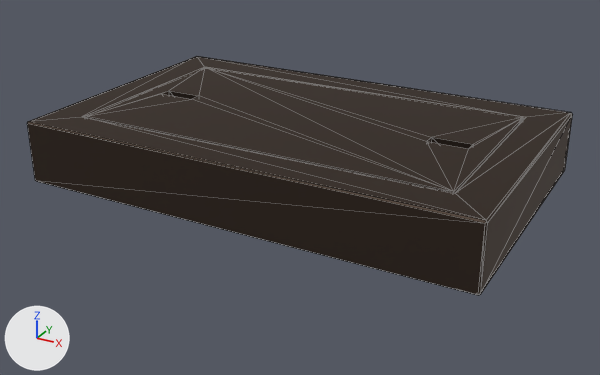
Two versions of the glTF model production/assets/cloud-week/kerbs-covers/service_gas.glb, one commit apart.
Rendered twice from a 50 mm camera at (0.235, -0.433, 0.168) aimed at (0.001, -0.008, -0.045). Lighting does not change. The marker at lower left points along +X, +Y and +Z. The first picture is the older version. Mesh edges are drawn as thin lines.

Names of what the first picture shows: 'frame', 'lid'.
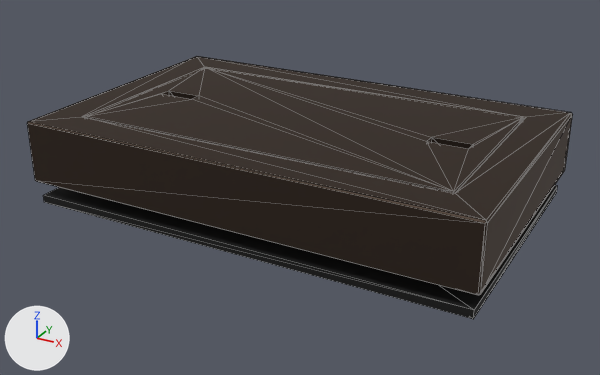
Where the change shows, as pixel boxes [x1, y1, x2, y2] in the pictures (600 x 375 px):
'floor', added (black): after [43, 185, 557, 319]

Diff of the bpy script that builds the scene:
```diff
--- a/production/assets/cloud-week/kerbs-covers/service_gas.glb.py
+++ b/production/assets/cloud-week/kerbs-covers/service_gas.glb.py
@@ mat_pot_black @@
+mat_pot_black = principled_material('pot_black')
+mat_pot_black.base_color = (0.00243, 0.00243, 0.00243)  # black #080808
+mat_pot_black.roughness = 0.9
@@ me_floor @@
+me_floor.from_pydata(...)  # a box spanning x -0.142..0.142, y -0.087..0.087, z -0.055..-0.05
+me_floor.materials.append(mat_pot_black)  # black #080808
@@ ob_floor @@
+ob_floor = bpy.data.objects.new('floor', me_floor)
+ob_floor.location = (0.0, 0.0, 0.0)
```
